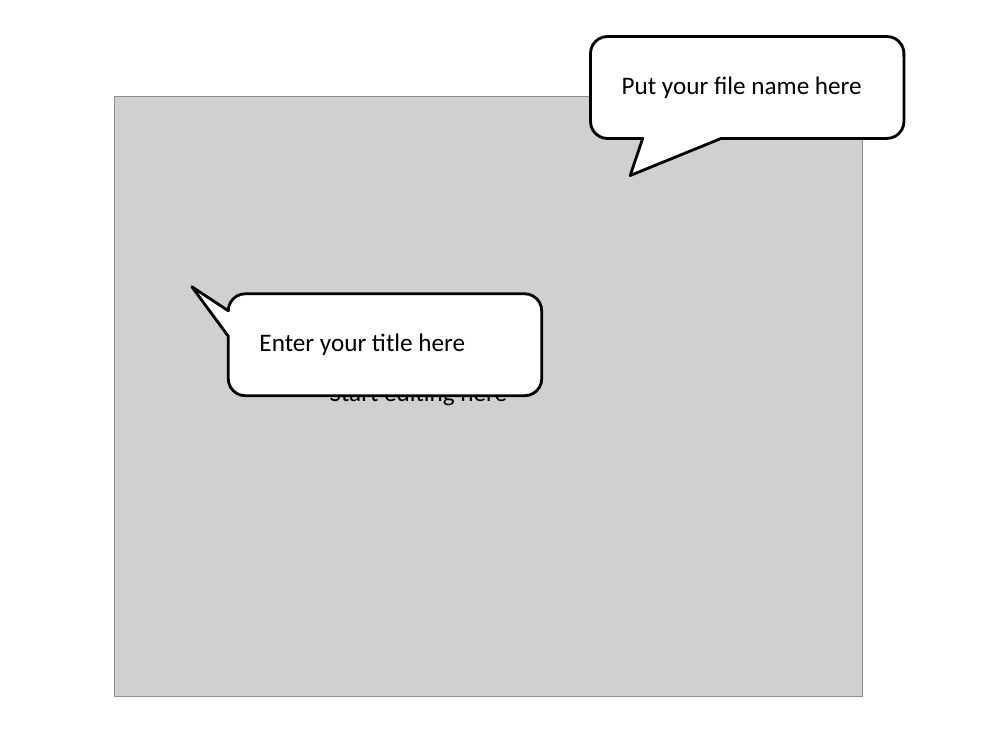
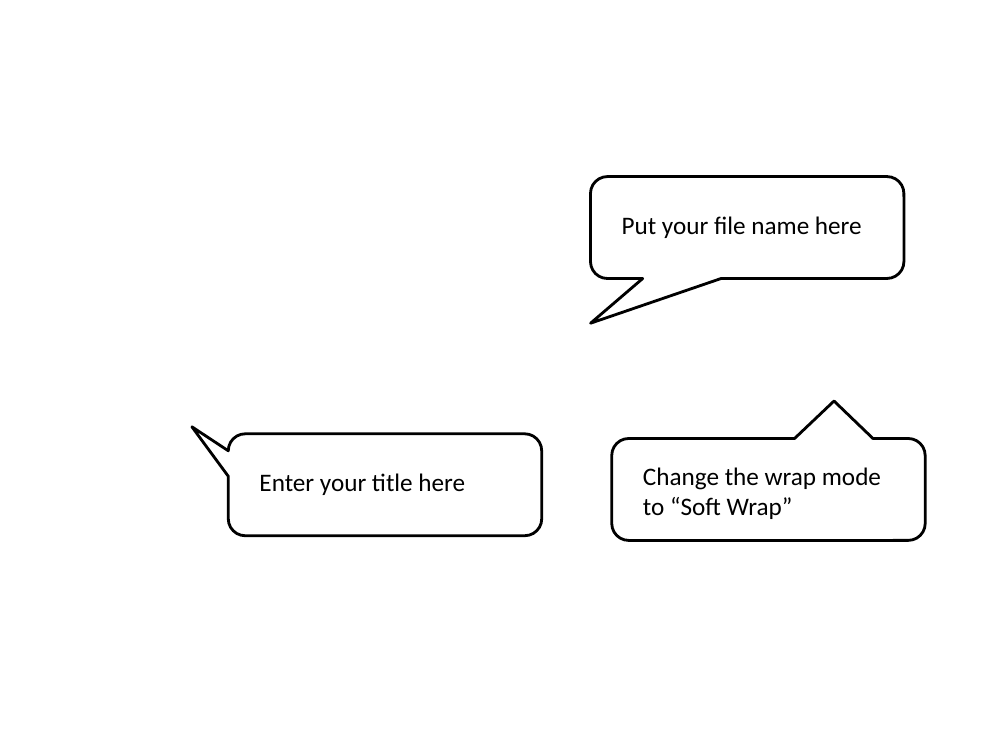
Before and after one commit to oreillymedia/97-things-every-agile-developer-should-know, a slide deck: slide 4 of images/tutorial_images.pptx (slide 5 before the commit). Drawn at 1008x756 pixels with LibreOffice and Linux fonts; fonts in the diff are those of the drawing; grey boxes stand for pictures; background and template pictures are left out. Boxes give left, top, right and bottom in pixels: in the first picture for what was removed or moved away, otherwise in the second. Text is boxed around its words. In the diff, an @@ line names an element or a change of style, - is before the commit and + after.

```diff
--- a/images/tutorial_images.pptx
+++ b/images/tutorial_images.pptx
@@ picture removed at bbox=[114, 97, 863, 697] @@
@@ 2 texts, 2 rounded speech boxes: place and size @@
-2 texts, 2 rounded speech boxes at bbox=[228, 36, 904, 395]
+2 texts, 2 rounded speech boxes at bbox=[228, 176, 904, 535]
@@ rounded speech box at bbox=[591, 176, 904, 278]: proportions changed @@
@@ text removed at bbox=[330, 381, 507, 406] @@
-Start editing here
@@ rounded speech box added at bbox=[612, 438, 925, 540], fill #FFFFFF, outline #000000 2 pt @@
@@ text added at bbox=[643, 467, 881, 519], 18 pt, text #000000 @@
+Change the wrap mode to “Soft Wrap”
```
Also in this commit, not shown: 3 other slides changed, 1 slide removed, 2 other files.
